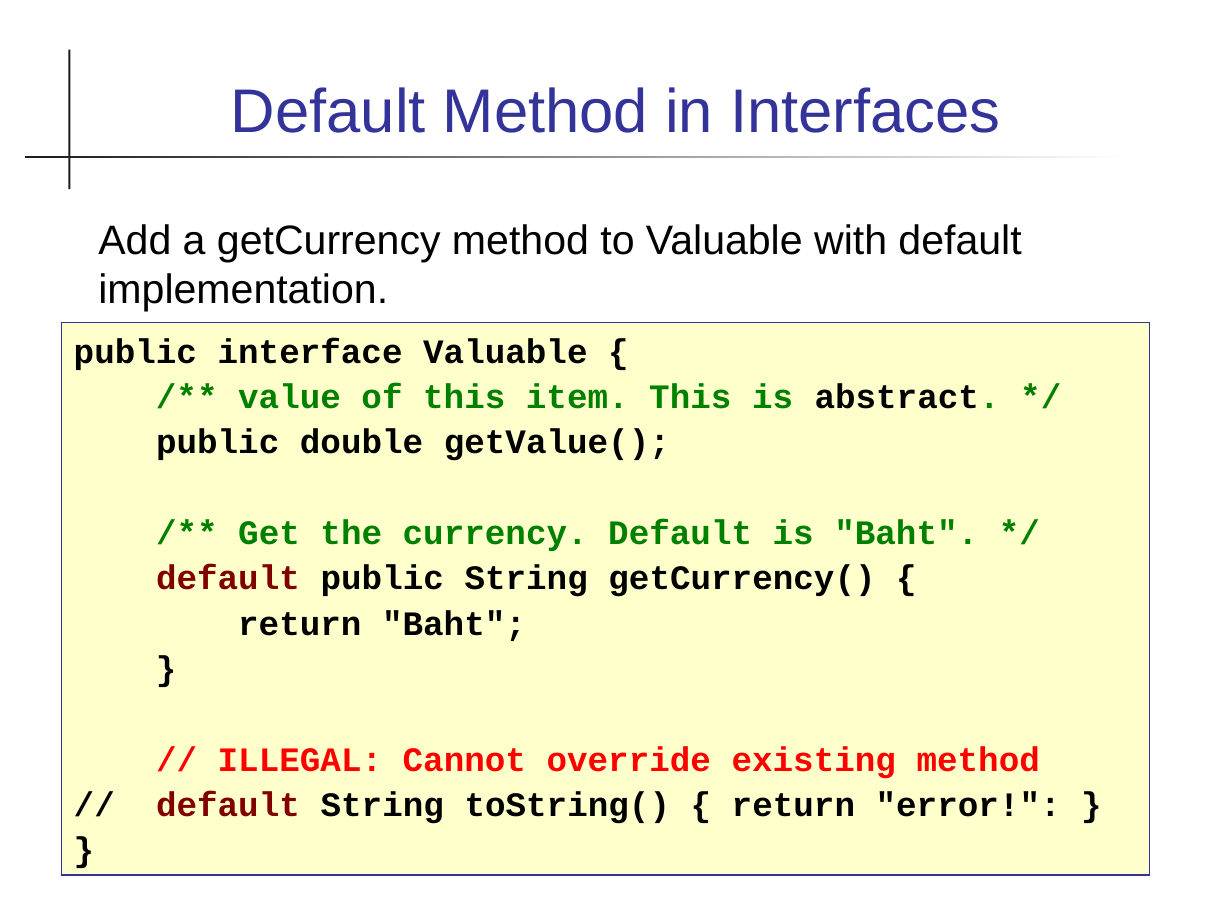
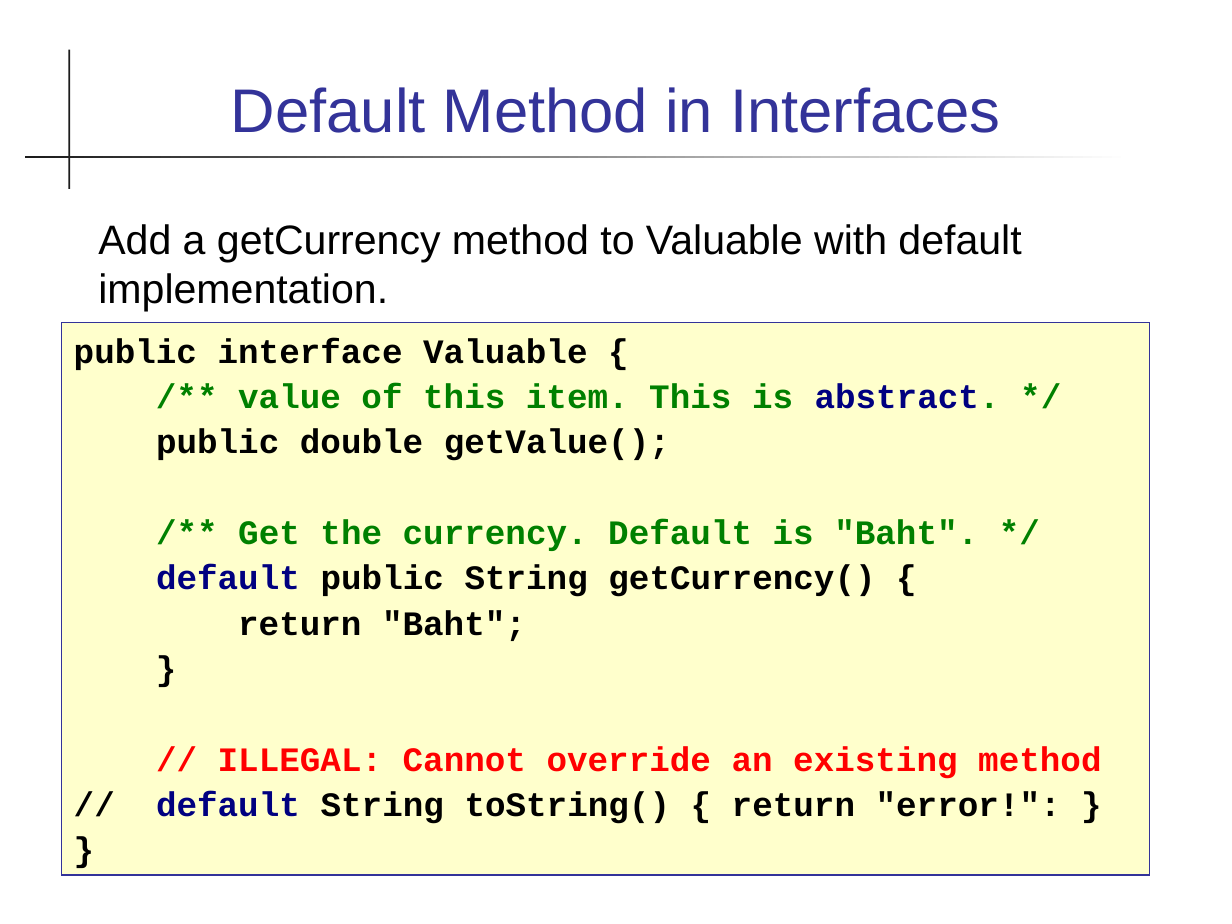
Before and after one commit to skeoop/skeoop.github.io, a slide deck: slide 3 of week13/Java-8-Features.ppt. Drawn at 1232x924 pixels with LibreOffice and Linux fonts; fonts in the diff are those of the drawing. Boxes give left, top, right and bottom in pixels: in the first picture for what was removed or moved away, otherwise in the second. Text is boxed around its words. In the diff, an @@ line names an element or a change of style, - is before the commit and + after.

```diff
--- a/week13/Java-8-Features.ppt
+++ b/week13/Java-8-Features.ppt
@@ text in rectangle at [156, 383, 1061, 824]: text colour #000000 to #000080 in "abstract."; text colour #800000 to #000080 in "default", "default" @@
@@ text in rectangle at [218, 746, 1101, 779]: text changed @@
-// ILLEGAL: Cannot override existing method
+// ILLEGAL: Cannot override an existing method
```
Also in this commit, not shown: 5 other slides changed, 1 slide added, 7 other files.
